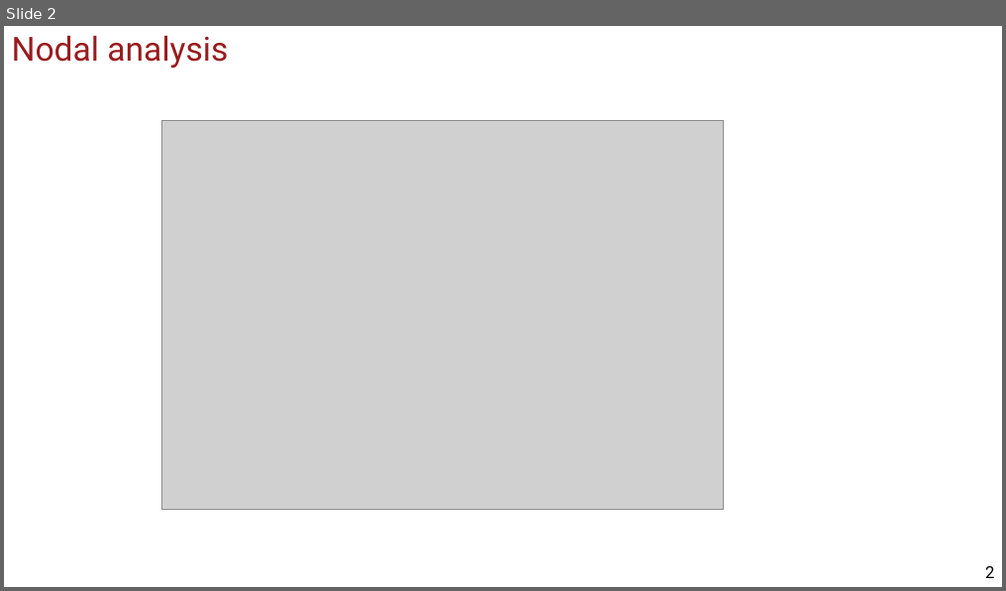
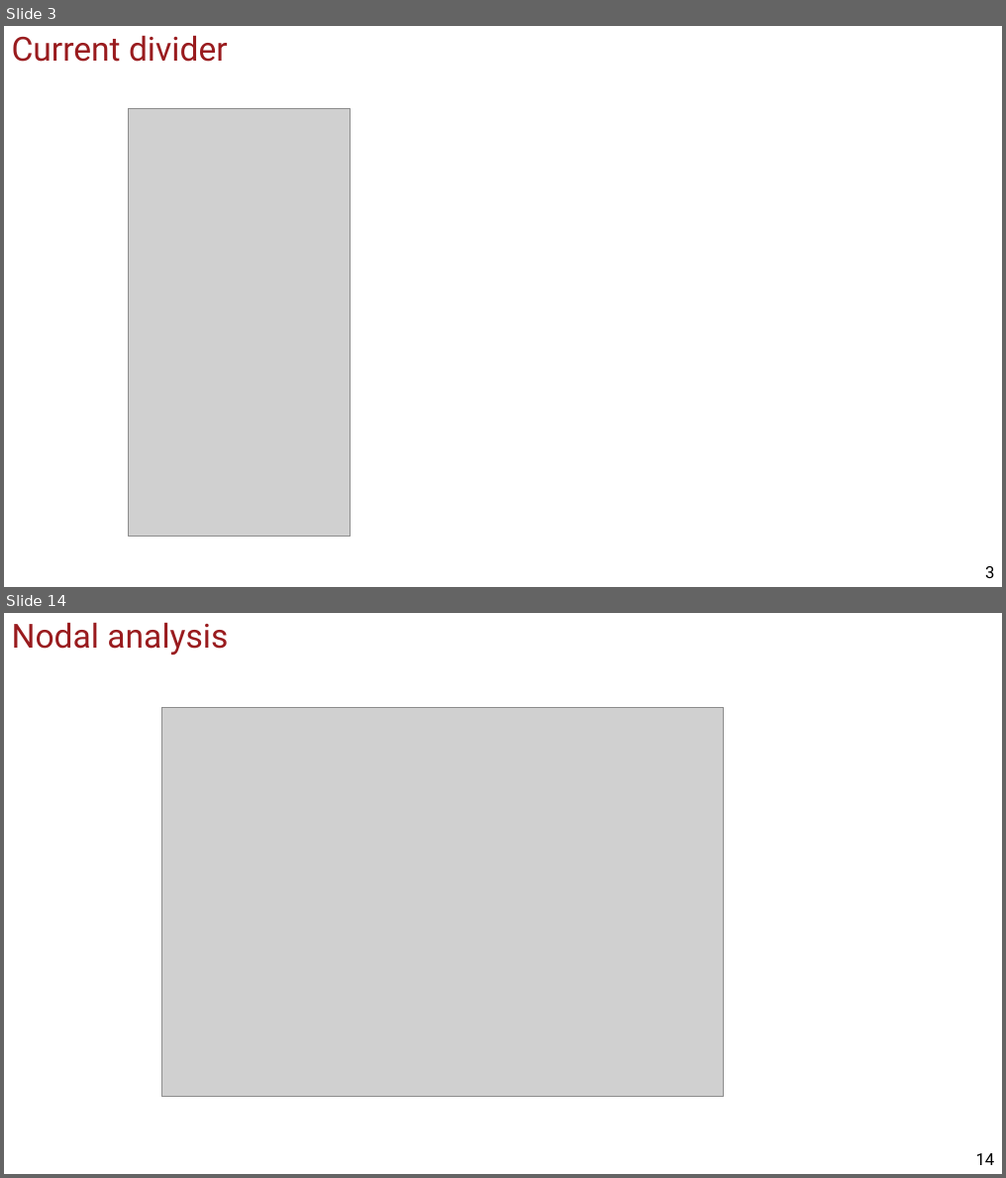
Before and after one commit to uscee105/ee105, a slide deck: assets/module-1-circuit/mod-1-lecture-6-circuit-analysis-2.pptx. Shown one above the other, each under a label of ours: slide 2 before the commit, slides 3 and 14 after it; the slides between them are not shown. The pictures are 1006x591 and 1006x1178 pixels, drawn with LibreOffice and Linux fonts; fonts in the diff are those of the drawing; grey boxes stand for pictures; background and template pictures are left out. Boxes give left, top, right and bottom in pixels: in the first picture for what was removed or moved away, otherwise in the second. Text is boxed around its words. In the diff, an @@ line names an element or a change of style, - is before the commit and + after.

```diff
--- a/assets/module-1-circuit/mod-1-lecture-6-circuit-analysis-2.pptx
+++ b/assets/module-1-circuit/mod-1-lecture-6-circuit-analysis-2.pptx
@@ slide 3 added at bbox=[4, 26, 1002, 587], background #FFFFFF @@
@@ title added at bbox=[12, 35, 228, 62], 32 pt, text #991B1E @@
+Current divider
@@ picture added at bbox=[129, 108, 350, 537] @@
@@ page number added at bbox=[985, 567, 994, 578], 16 pt, text #000000 @@
+3
@@ what was slide 2 is now slide 14 @@
@@ page number at bbox=[976, 1154, 995, 1165]: text changed @@
-2
+14
```
Also in this commit, not shown: 10 slides changed, 11 other slides added, 15 other files.
